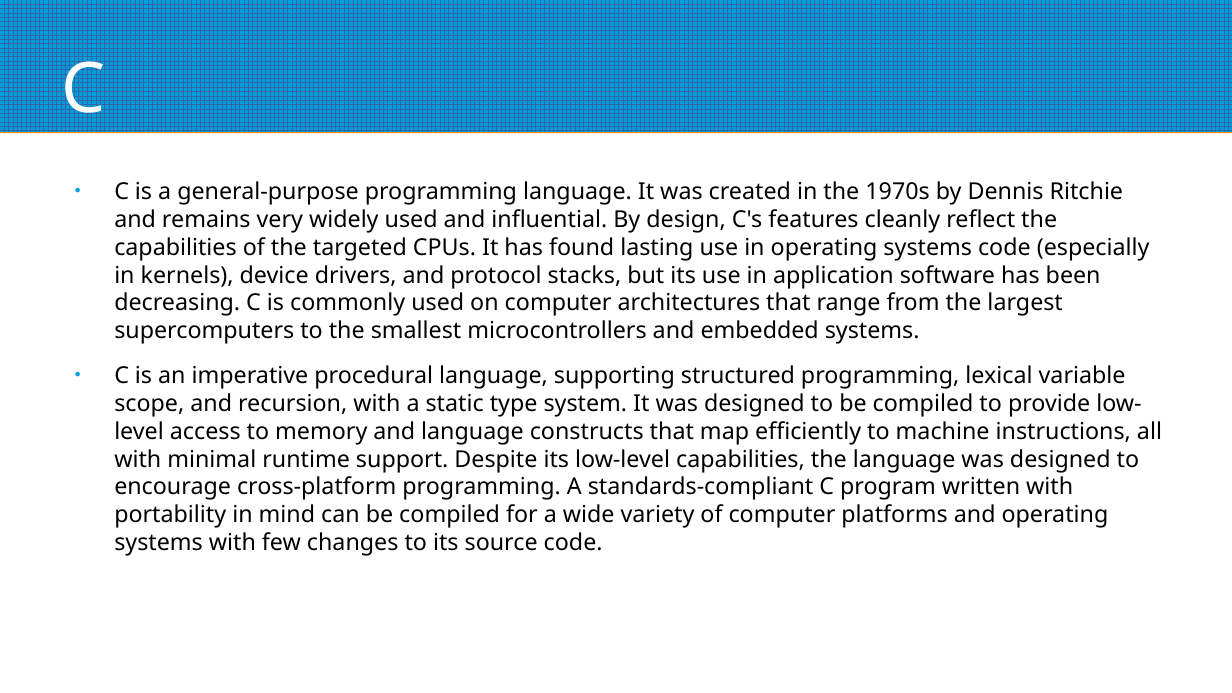
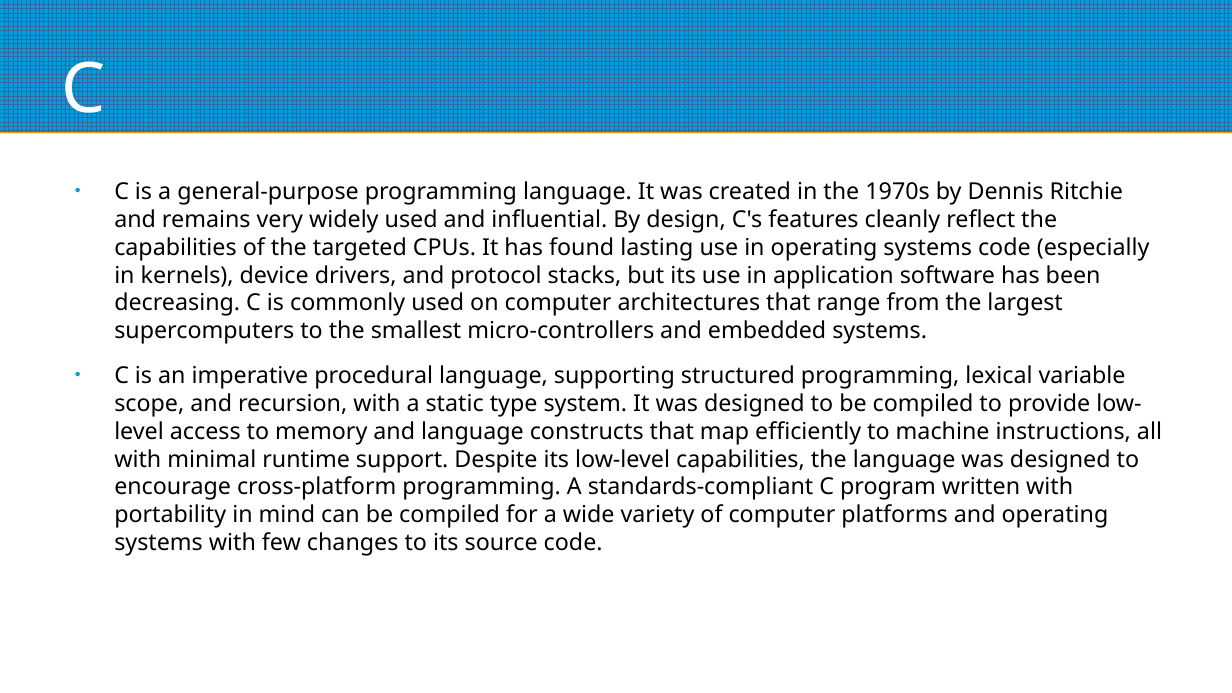
Before and after one commit to mggates39/Programming-With-CPM, a slide deck: slide 53 of CPM_Programming_Slides.odp (slide 51 before the commit). Drawn at 1232x693 pixels with LibreOffice and Linux fonts; fonts in the diff are those of the drawing. Boxes give left, top, right and bottom in pixels: in the first picture for what was removed or moved away, otherwise in the second. Text is boxed around its words. In the diff, an @@ line names an element or a change of style, - is before the commit and + after.

```diff
--- a/CPM_Programming_Slides.odp
+++ b/CPM_Programming_Slides.odp
@@ text at (114,181,1150,344): text changed @@
-● C is a general-purpose programming language. It was created in the 1970s by Dennis Ritchie and remains very widely used and influential. By design, C's features cleanly reflect the capabilities of the targeted CPUs. It has found lasting use in operating systems code (especially in kernels), device drivers, and protocol stacks, but its use in application software has been decreasing. C is commonly used on computer architectures that range from the largest supercomputers to the smallest microcontrollers and embedded systems.
+● C is a general-purpose programming language. It was created in the 1970s by Dennis Ritchie and remains very widely used and influential. By design, C's features cleanly reflect the capabilities of the targeted CPUs. It has found lasting use in operating systems code (especially in kernels), device drivers, and protocol stacks, but its use in application software has been decreasing. C is commonly used on computer architectures that range from the largest supercomputers to the smallest micro-controllers and embedded systems.
```
Also in this commit, not shown: 9 other slides changed, 2 slides added, 1 other file.
